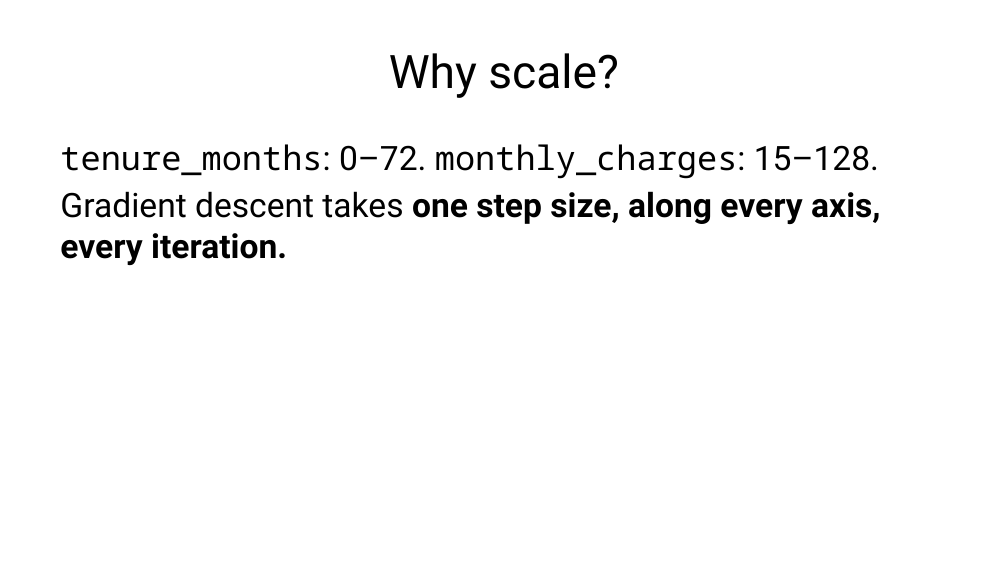
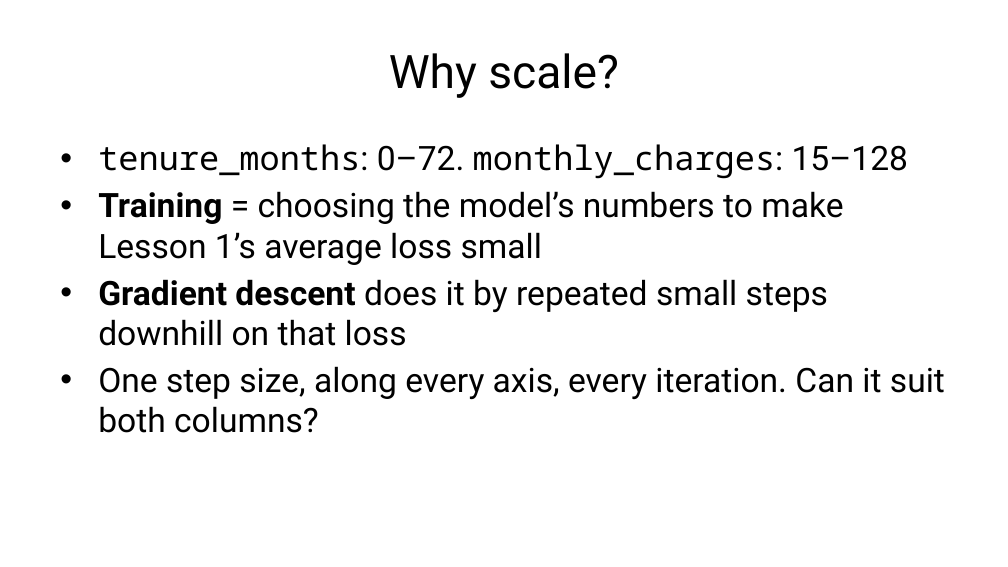
Before and after one commit to fabioantonini/technologies-for-artificial-intelligence, a slide deck: slide 24 of Lessons/02_data_exploration_and_preparation/Slides/data_exploration_and_preparation_slides.pptx (slide 23 before the commit). Drawn at 1008x567 pixels with LibreOffice and Linux fonts; fonts in the diff are those of the drawing; background and template pictures are left out. Boxes give left, top, right and bottom in pixels: in the first picture for what was removed or moved away, otherwise in the second. Text is boxed around its words. In the diff, an @@ line names an element or a change of style, - is before the commit and + after.

```diff
--- a/Lessons/02_data_exploration_and_preparation/Slides/data_exploration_and_preparation_slides.pptx
+++ b/Lessons/02_data_exploration_and_preparation/Slides/data_exploration_and_preparation_slides.pptx
@@ text at (98,144,945,433): text changed @@
-tenure_months: 0–72. monthly_charges: 15–128.
-Gradient descent takes one step size, along every axis, every iteration.
+• tenure_months: 0–72. monthly_charges: 15–128
+• Training = choosing the model’s numbers to make Lesson 1’s average loss small
+• Gradient descent does it by repeated small steps downhill on that loss
+• One step size, along every axis, every iteration. Can it suit both columns?
```
Also in this commit, not shown: 8 other slides changed, 5 slides added, 2 slides removed, 15 other files.
